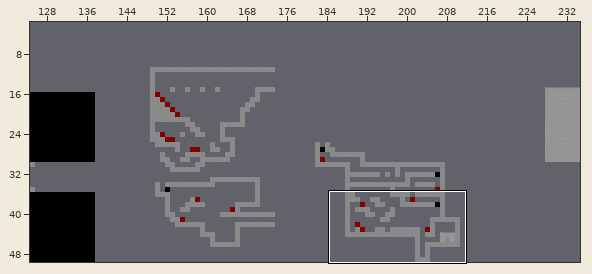
Tiled map, stored at map/map04.tmx. The first picture is a wide view before the edit; the outline marks the close-up.
Close-up. Earlier state:
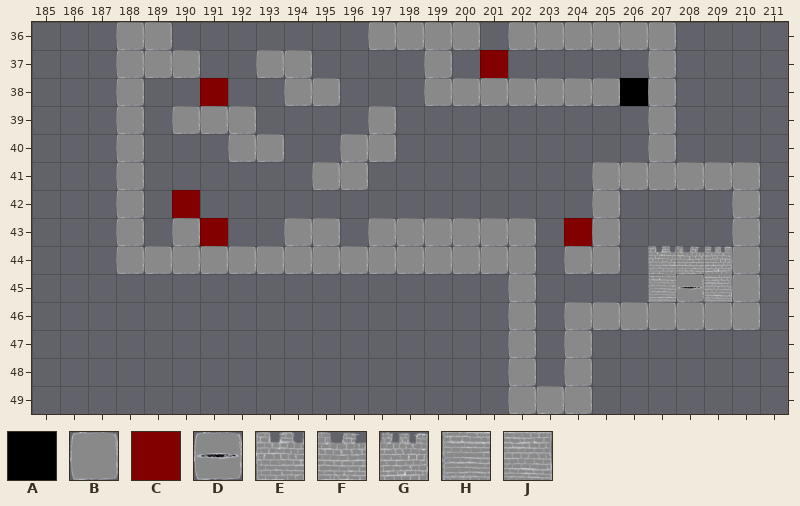
Cells are 70x70 px. Shown: x 185..211, y 36..49. The commit also changed other parts of the map, which this record leaves out.
Key: from "blackwhite": A 1; from "blocks": B 4; from "colors": C 9; from "evileye-ani": D 0; from "wall": E 0, F 1, G 2, H 3, J 5.
_ is an empty cell.
Objects are placed by their top-left corner, in cells (3,4 is the top-left corner of cell 3,4); size is 1x1 cell unless given.
Layer "Tile Layer 1" before, first column x 185:
36 ___BB_______BBBB_BBBBBB____
37 ___BBB__BB____B_C_____B____
38 ___B__C__BB___BBBBBBBAB____
39 ___B_BBB____B_________B____
40 ___B___BB__BB_________B____
41 ___B______BB________BBBBBB_
42 ___B_C______________B____B_
43 ___B_BC__BB_BBBBBB_CB____B_
44 ___BBBBBBBBBBBBBBB_BB_EFGB_
45 _________________B____HDJB_
46 _________________B_BBBBBBB_
47 _________________B_B_______
48 _________________B_B_______
49 _________________BBB_______
After the commit:
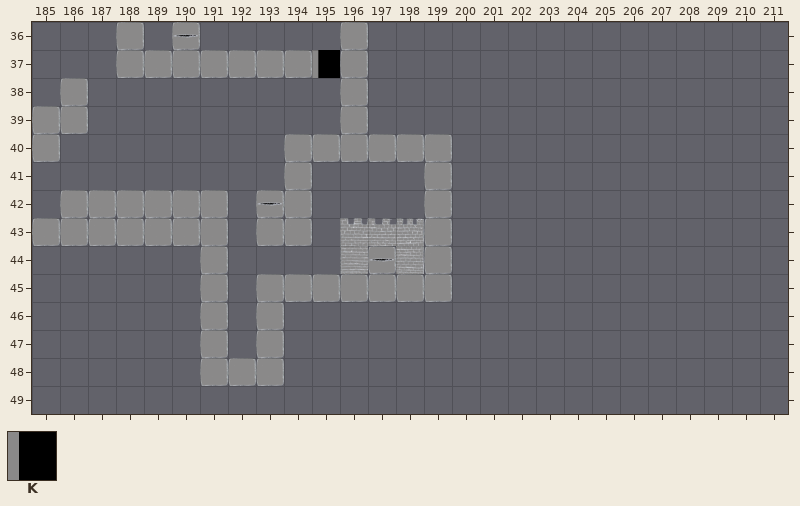
Further tiles: from "colors": K 3.
The exact change:
{"where": "layer \"Tile Layer 1\""}
{"y":36,"x":189,"old":"B","new":"_"}
{"y":36,"x":196,"old":"_BBBB","new":"B____"}
{"y":36,"x":202,"old":"BBBBBB","new":"______"}
{"y":37,"x":191,"old":"__","new":"BB"}
{"y":37,"x":196,"old":"_","new":"B"}
{"y":37,"x":199,"old":"B","new":"_"}
{"y":37,"x":201,"old":"C","new":"_"}
{"y":37,"x":207,"old":"B","new":"_"}
{"y":38,"x":186,"old":"_","new":"B"}
{"y":38,"x":188,"old":"B","new":"_"}
{"y":38,"x":191,"old":"C","new":"_"}
{"y":38,"x":194,"old":"BB_","new":"__B"}
{"y":38,"x":199,"old":"BBBBBBBAB","new":"_________"}
{"y":39,"x":185,"old":"__","new":"BB"}
{"y":39,"x":188,"old":"B","new":"_"}
{"y":39,"x":190,"old":"BBB","new":"___"}
{"y":39,"x":196,"old":"_B","new":"B_"}
{"y":39,"x":207,"old":"B","new":"_"}
{"y":40,"x":185,"old":"_","new":"B"}
{"y":40,"x":188,"old":"B","new":"_"}
{"y":40,"x":192,"old":"BB__","new":"__BB"}
{"y":40,"x":198,"old":"__","new":"BB"}
{"y":40,"x":207,"old":"B","new":"_"}
{"y":41,"x":188,"old":"B","new":"_"}
{"y":41,"x":194,"old":"_BB","new":"B__"}
{"y":41,"x":199,"old":"_","new":"B"}
{"y":41,"x":205,"old":"BBBBBB","new":"______"}
{"y":42,"x":186,"old":"__","new":"BB"}
{"y":42,"x":189,"old":"_C_","new":"BBB"}
{"y":42,"x":194,"old":"_","new":"B"}
{"y":42,"x":199,"old":"_","new":"B"}
{"y":42,"x":205,"old":"B","new":"_"}
{"y":42,"x":210,"old":"B","new":"_"}
{"y":43,"x":185,"old":"___","new":"BBB"}
{"y":43,"x":189,"old":"_","new":"B"}
{"y":43,"x":191,"old":"C","new":"B"}
{"y":43,"x":193,"old":"_","new":"B"}
{"y":43,"x":195,"old":"B_BB","new":"_EFG"}
{"y":43,"x":200,"old":"BBB","new":"___"}
{"y":43,"x":204,"old":"CB","new":"__"}
{"y":43,"x":210,"old":"B","new":"_"}
{"y":44,"x":188,"old":"BBB","new":"___"}
{"y":44,"x":192,"old":"BBBBBBB","new":"____HDJ"}
{"y":44,"x":200,"old":"BBB","new":"___"}
{"y":44,"x":204,"old":"BB","new":"__"}
{"y":44,"x":207,"old":"EFGB","new":"____"}
{"y":45,"x":191,"old":"_","new":"B"}
{"y":45,"x":193,"old":"_______","new":"BBBBBBB"}
{"y":45,"x":202,"old":"B","new":"_"}
{"y":45,"x":207,"old":"HDJB","new":"____"}
{"y":46,"x":191,"old":"_","new":"B"}
{"y":46,"x":193,"old":"_","new":"B"}
{"y":46,"x":202,"old":"B","new":"_"}
{"y":46,"x":204,"old":"BBBBBBB","new":"_______"}
{"y":47,"x":191,"old":"_","new":"B"}
{"y":47,"x":193,"old":"_","new":"B"}
{"y":47,"x":202,"old":"B","new":"_"}
{"y":47,"x":204,"old":"B","new":"_"}
{"y":48,"x":191,"old":"___","new":"BBB"}
{"y":48,"x":202,"old":"B","new":"_"}
{"y":48,"x":204,"old":"B","new":"_"}
{"y":49,"x":202,"old":"BBB","new":"___"}
{"where": "layer \"Evil Boxes\""}
{"now": "D \"evilbox\" at 190,36"}
{"now": "D \"evilbox\" at 193,42"}
{"where": "layer \"Checkpoints\""}
{"now": "K \"checkpoint\" at 195,37"}
{"label":"changed","picture_box":[32,22,760,414]}
